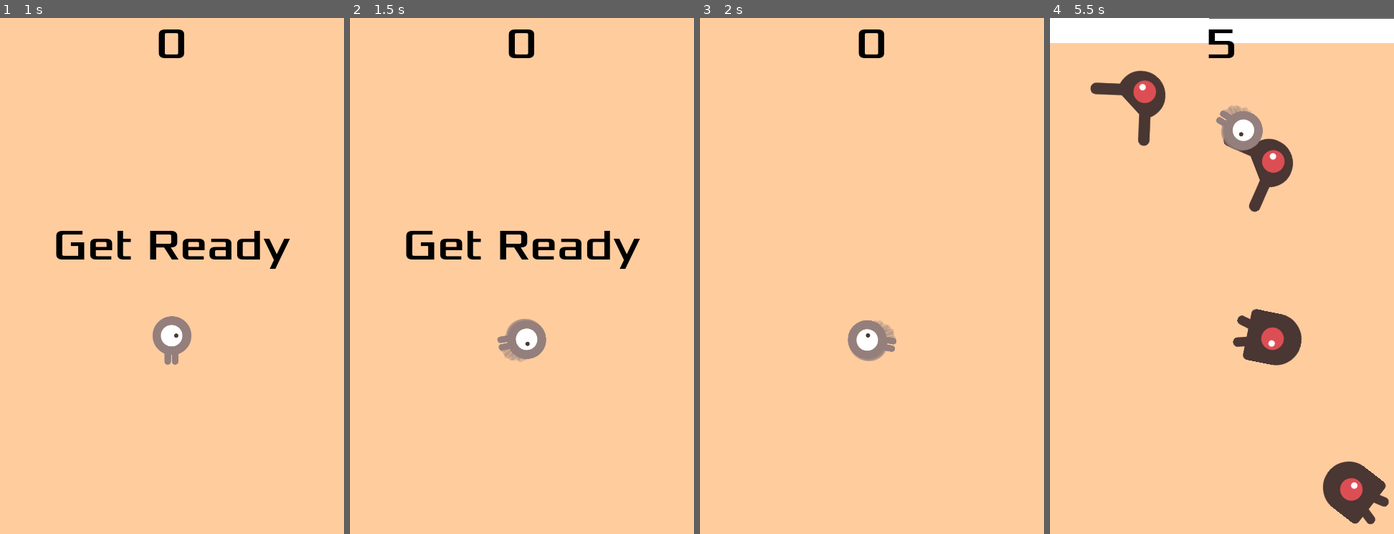
Above: before the commit, frames 1-4 (left to right).
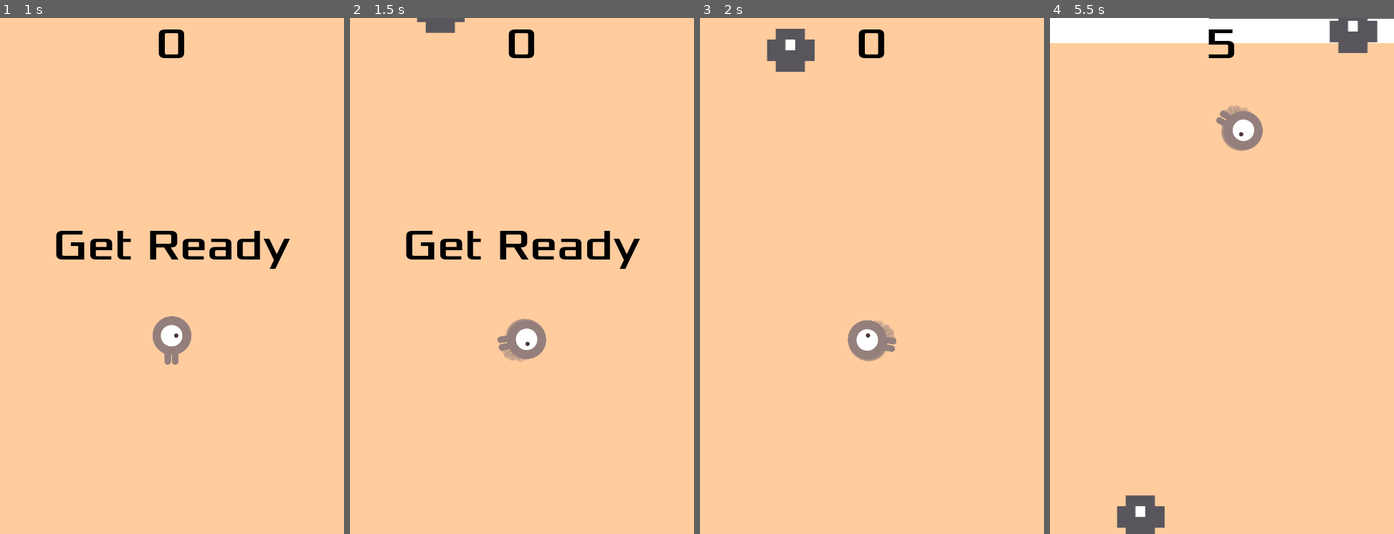
Above: after the commit, the same moments.

Repository: PaulThomasRowe/boba-tea-wizardry
Game: Godot game, scene res://main.tscn
The game is run twice, just before and just after one commit, with the same random seed, the same clock (stepped at 60 frames per second) and the same inputs.
Inputs:
- Up to frame 1 (1 s): click "Start" at 0.5 s
- Up to frame 2 (1.5 s): tap Enter at 1.25 s; hold D (move_right) from 1.28 s (still down)
- Up to frame 3 (2 s): keep holding D (move_right)
- Up to frame 4 (5.5 s): release D (move_right) at 2.03 s; hold S (move_down) 2.03-2.78 s; hold D (move_right) 2.78-3.53 s; hold W (move_up) 3.53-4.28 s; hold A (move_left) from 4.28 s (still down)

Frame 1 is identical in both runs. In frame 2, 0.3% of the frame differs, in the area x 19-34%, y 0-3%; in frame 3, 0.9%; in frame 4, 7.2%, in the area x 11-99%, y 0-100%.

Commit message:
added the black boba balls

Diff:
--- /dev/null
+++ b/falling_boba.tscn
@@ -0,0 +1,22 @@
+[gd_scene load_steps=4 format=3 uid="uid://dxoggxi7jr42j"]
+
+[ext_resource type="Script" path="res://falling_boba.gd" id="1_0h0ex"]
+[ext_resource type="Texture2D" uid="uid://duow2p0ijwwvy" path="res://art/regular-boba.png" id="2_78gb7"]
+
+[sub_resource type="CircleShape2D" id="CircleShape2D_ew5ns"]
+radius = 26.0768
+
+[node name="fallingBoba" type="RigidBody2D"]
+gravity_scale = 0.1
+script = ExtResource("1_0h0ex")
+
+[node name="Sprite2D" type="Sprite2D" parent="."]
+position = Vector2(0.806767, 0)
+scale = Vector2(1.00495, 1)
+texture = ExtResource("2_78gb7")
+
+[node name="CollisionShape2D" type="CollisionShape2D" parent="."]
+position = Vector2(1, 1)
+shape = SubResource("CircleShape2D_ew5ns")
+
+[node name="SpawnTimer" type="Timer" parent="."]
--- a/main.gd
+++ b/main.gd
@@ -1,8 +1,14 @@
 extends Node
 
 @export var mob_scene: PackedScene
+@export var min_spawn_interval: float = 3
+@export var max_spawn_interval: float = 7.0
+@export var spawn_margin: float = 50.0
+var falling_boba_scene = preload("res://falling_boba.tscn")
 var score
 var milk_tea_level = 1.0  # 1.0 is full, 0.0 is empty
+
+
 
 func _ready():
 	$ScoreTimer.wait_time = 0.5  # Update every half second instead of every second
@@ -22,6 +28,7 @@
 	$HUD/StartButton.show()
 
 func new_game():
+	spawn_boba()
 	get_tree().call_group(&"mobs", &"queue_free")
 	score = 0
 	milk_tea_level = 1.0
@@ -37,6 +44,23 @@
 
 	fade_music_in()
 
+
+	# Spawn timer for the boba
+func spawn_boba():
+
+	var new_boba = falling_boba_scene.instantiate()
+	var viewport_size = get_viewport().size
+
+	# Set random x position
+	new_boba.position.x = randf_range(spawn_margin, viewport_size.x - spawn_margin)
+	new_boba.position.y = -50  # Start above the screen
+
+	add_child(new_boba)
+
+	# Set timer for next spawn
+	var next_spawn_time = randf_range(min_spawn_interval, max_spawn_interval)
+	get_tree().create_timer(next_spawn_time).timeout.connect(spawn_boba)
+
 func fade_music_in() -> void:
 	const fade_time = 2.0
 	const default_music_db = -10.0
@@ -48,7 +72,8 @@
 	var tween = create_tween().set_ease(Tween.EASE_OUT).set_trans(Tween.TRANS_EXPO)
 	tween.tween_property($Music, "volume_db", default_music_db, fade_time)
 
-func _on_MobTimer_timeout():
+#Commented out Original mobs
+"""func _on_MobTimer_timeout():
 	# Create a new instance of the Mob scene.
 	var mob = mob_scene.instantiate()
 
@@ -71,7 +96,7 @@
 	mob.linear_velocity = velocity.rotated(direction)
 
 	# Spawn the mob by adding it to the Main scene.
-	add_child(mob)
+	add_child(mob)"""
 
 func _on_ScoreTimer_timeout():
 	score += 1
--- a/main.tscn
+++ b/main.tscn
@@ -1,17 +1,20 @@
-[gd_scene load_steps=8 format=3 uid="uid://c6lnn2fvrbaw2"]
+[gd_scene load_steps=10 format=3 uid="uid://c6lnn2fvrbaw2"]
 
 [ext_resource type="Script" path="res://main.gd" id="1_0r6n5"]
-[ext_resource type="PackedScene" uid="uid://soyxpu1fwey6" path="res://mob.tscn" id="2_50pww"]
+[ext_resource type="PackedScene" uid="uid://rkdnhqgf2hpj" path="res://mob.tscn" id="2_50pww"]
 [ext_resource type="PackedScene" uid="uid://b4wpmqp05t6cu" path="res://player.tscn" id="3_veqnc"]
 [ext_resource type="PackedScene" uid="uid://bh8gl2v6ul1lv" path="res://hud.tscn" id="4_0qnje"]
-[ext_resource type="AudioStream" uid="uid://dccxbwhqa6tgf" path="res://sfx/BGM.wav" id="5_c7a4f"]
+[ext_resource type="AudioStream" uid="uid://bapacwowmbsto" path="res://sfx/BGM.wav" id="5_c7a4f"]
 [ext_resource type="AudioStream" uid="uid://dw26fpygeag8o" path="res://art/gameover.wav" id="6_hp1r0"]
+[ext_resource type="PackedScene" uid="uid://dxoggxi7jr42j" path="res://falling_boba.tscn" id="7_groxk"]
 
 [sub_resource type="Curve2D" id="1"]
 _data = {
 "points": PackedVector2Array(0, 0, 0, 0, 0, 0, 0, 0, 0, 0, 480, 0, 0, 0, 0, 0, 480, 720, 0, 0, 0, 0, 0, 720, 0, 0, 0, 0, 0, 0)
 }
 point_count = 5
+
+[sub_resource type="WorldBoundaryShape2D" id="WorldBoundaryShape2D_f16fa"]
 
 [node name="Main" type="Node"]
 script = ExtResource("1_0r6n5")
@@ -44,6 +47,16 @@
 [node name="DeathSound" type="AudioStreamPlayer" parent="."]
 stream = ExtResource("6_hp1r0")
 
+[node name="floor" type="StaticBody2D" parent="."]
+
+[node name="CollisionShape2D" type="CollisionShape2D" parent="floor"]
+position = Vector2(243, 723)
+scale = Vector2(3.06, 3.06)
+shape = SubResource("WorldBoundaryShape2D_f16fa")
+
+[node name="fallingBoba" parent="." instance=ExtResource("7_groxk")]
+position = Vector2(-172, -55)
+
 [connection signal="start_game" from="HUD" to="." method="new_game"]
 [connection signal="timeout" from="MobTimer" to="." method="_on_MobTimer_timeout"]
 [connection signal="timeout" from="ScoreTimer" to="." method="_on_ScoreTimer_timeout"]
--- a/project.godot
+++ b/project.godot
@@ -29,6 +29,10 @@
 window/size/window_width_override=480
 window/size/window_height_override=720
 window/stretch/mode="canvas_items"
+
+[dotnet]
+
+project/assembly_name="Dodge the Creeps"
 
 [input]
 
Binary file added: art/regular-boba.png
Not shown, added: art/regular-boba.png.import
